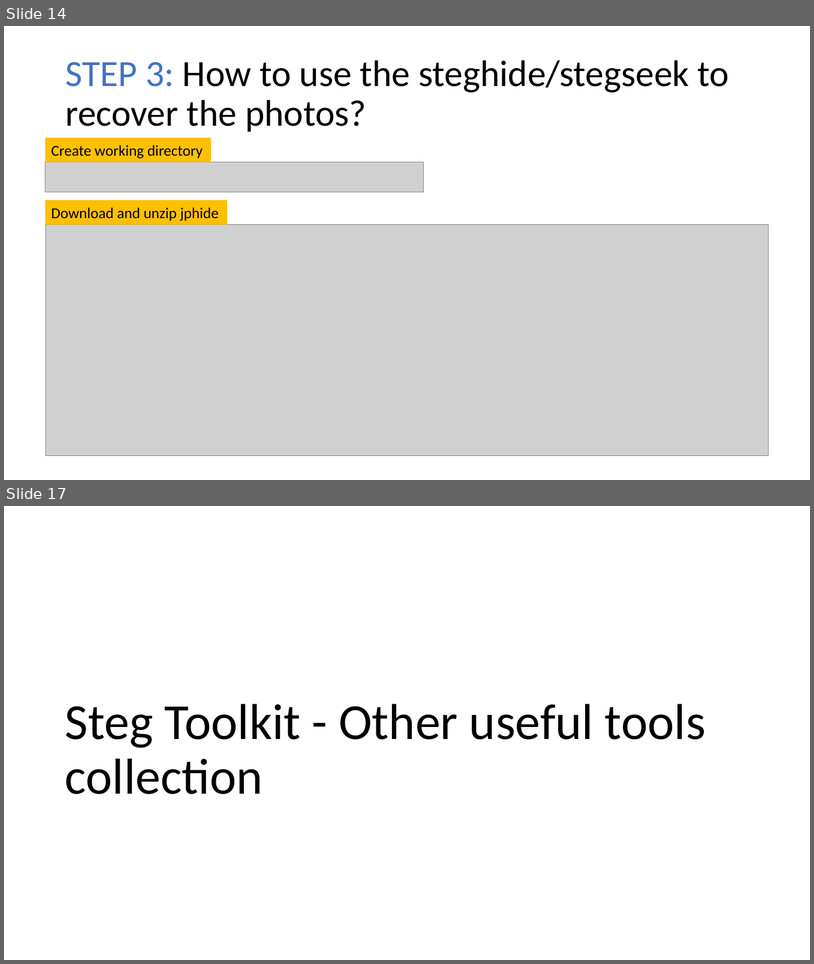
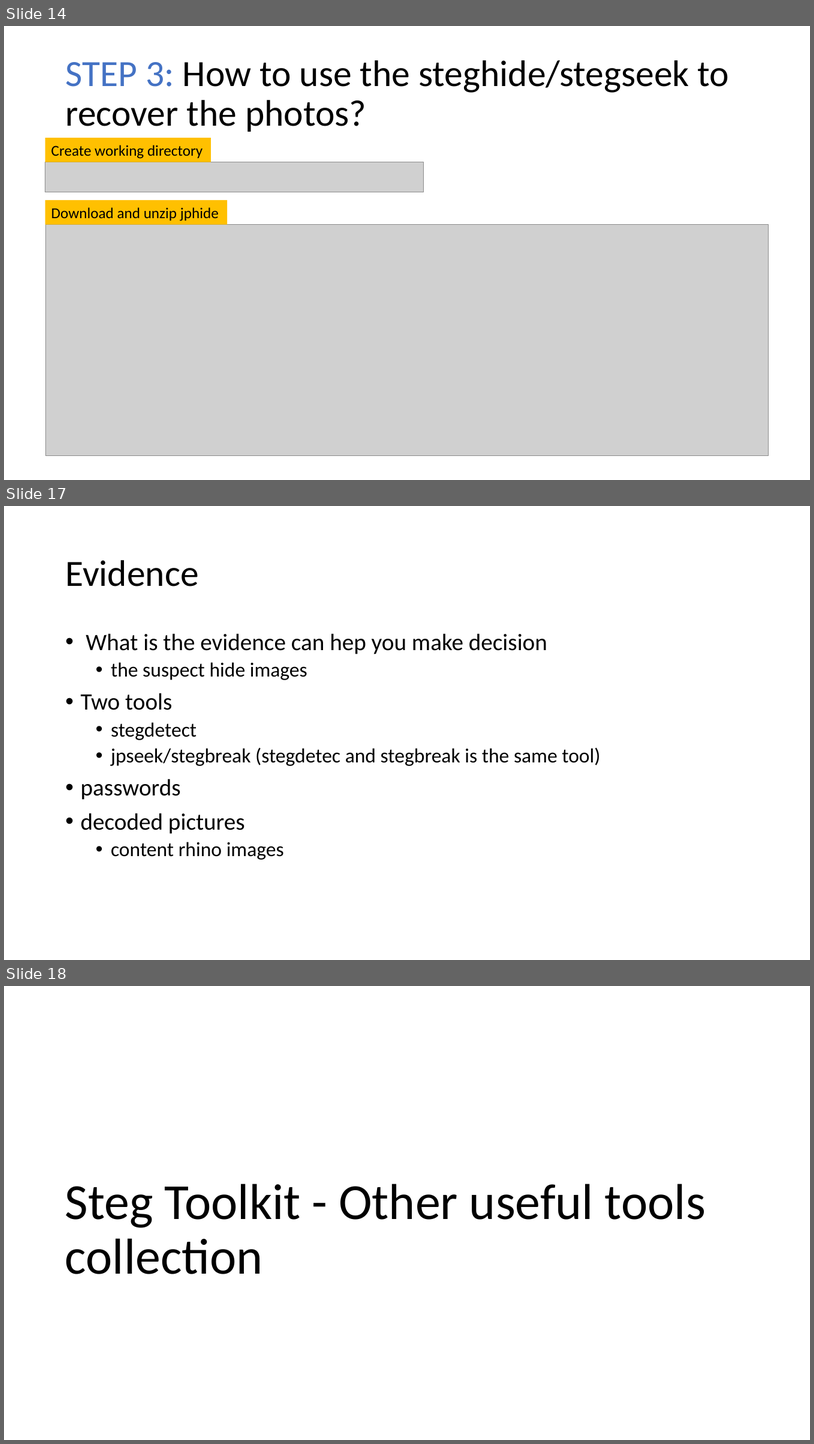
Before and after one commit to frankwxu/digital-forensics-lab, a slide deck: Illegal_Possession_Images/Rhion_Possession_2_Steganography.pptx. Shown one above the other, each under a label of ours: slides 14 and 17 before the commit, slides 14, 17 and 18 after it; the slides between them are not shown. The pictures are 814x964 and 814x1444 pixels, drawn with LibreOffice and Linux fonts; fonts in the diff are those of the drawing; grey boxes stand for pictures; background and template pictures are left out. Boxes give left, top, right and bottom in pixels: in the first picture for what was removed or moved away, otherwise in the second. Text is boxed around its words. In the diff, an @@ line names an element or a change of style, - is before the commit and + after.

```diff
--- a/Illegal_Possession_Images/Rhion_Possession_2_Steganography.pptx
+++ b/Illegal_Possession_Images/Rhion_Possession_2_Steganography.pptx
@@ slide 17 added at (4, 506, 810, 960), background #FFFFFF @@
@@ title added at (65, 560, 198, 586), 44 pt, text #000000 @@
+Evidence
@@ text added at (81, 633, 600, 859), 24 pt, text #000000 @@
+• What is the evidence can hep you make decision
+  • the suspect hide images
+• Two tools
+  • stegdetect
+  • jpseek/stegbreak (stegdetec and stegbreak is the same tool)
+• passwords
+• decoded pictures
+  • content rhino images
@@ what was slide 17 is now slide 18 @@
```
Also in this commit, not shown: 4 slides changed, 5 other files.
